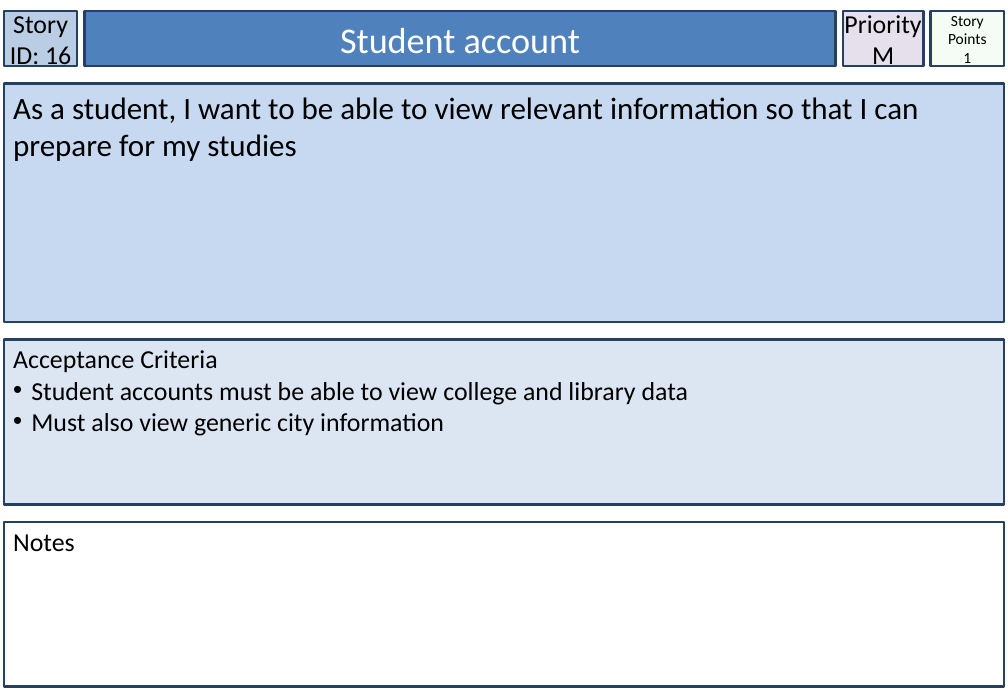
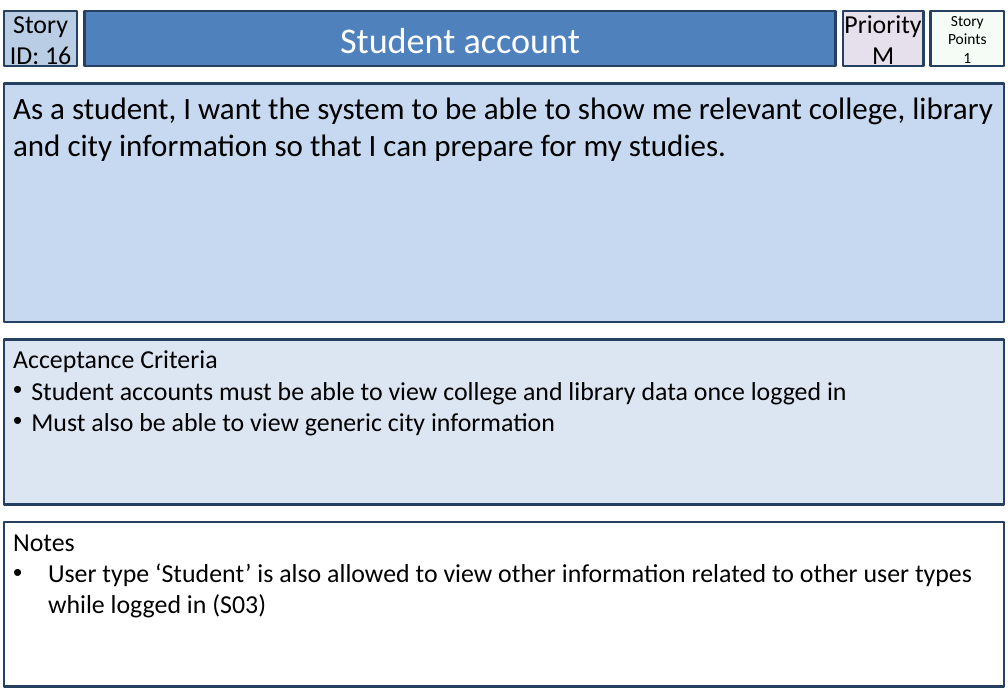
Before and after one commit to Nagarius/Phoenix, a slide deck: slide 17 of StoryCards_Smart_City_TeamPhoenix.pptx. Drawn at 1008x698 pixels with LibreOffice and Linux fonts; fonts in the diff are those of the drawing. Boxes give left, top, right and bottom in pixels: in the first picture for what was removed or moved away, otherwise in the second. Text is boxed around its words. In the diff, an @@ line names an element or a change of style, - is before the commit and + after.

```diff
--- a/StoryCards_Smart_City_TeamPhoenix.pptx
+++ b/StoryCards_Smart_City_TeamPhoenix.pptx
@@ text in rectangle at <box>13,97,992,161</box>: text changed @@
-As a student, I want to be able to view relevant information so that I can prepare for my studies
+As a student, I want the system to be able to show me relevant college, library and city information so that I can prepare for my studies.
@@ text in rectangle at <box>31,382,847,436</box>: text changed @@
-• Student accounts must be able to view college and library data
-• Must also view generic city information
+• Student accounts must be able to view college and library data once logged in
+• Must also be able to view generic city information
@@ text in rectangle at <box>48,563,972,618</box>: paragraph added @@
+• User type ‘Student’ is also allowed to view other information related to other user types while logged in (S03)
```
Also in this commit, not shown: 29 other slides changed, 1 slide added.
